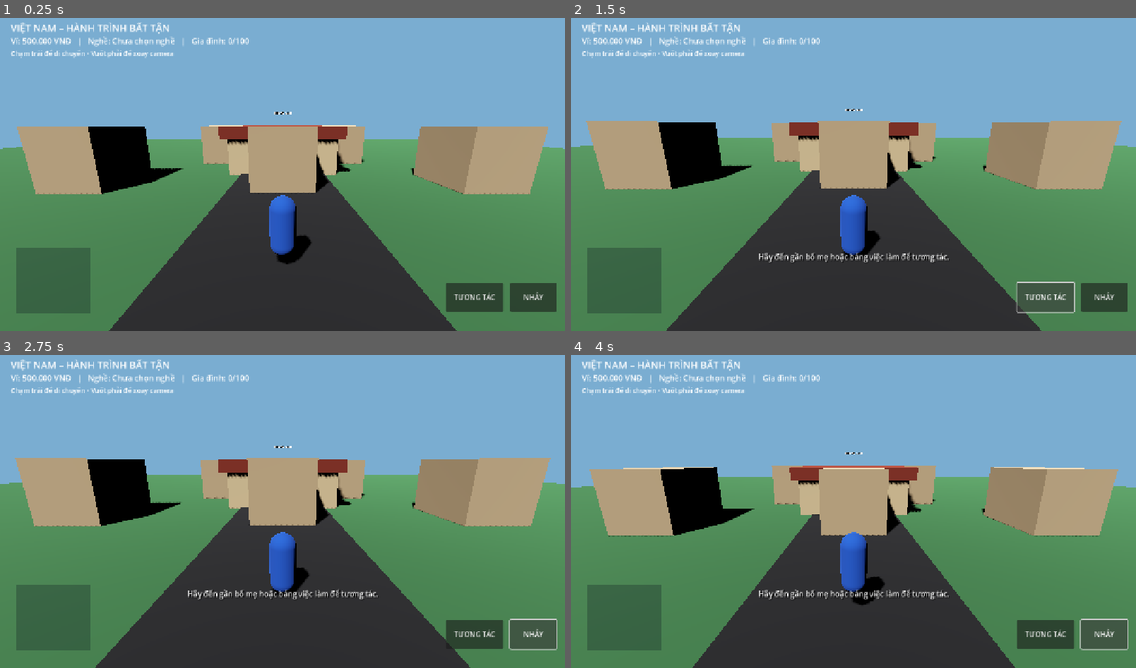
Above: before the commit, frames 1-4 (two rows, left to right).
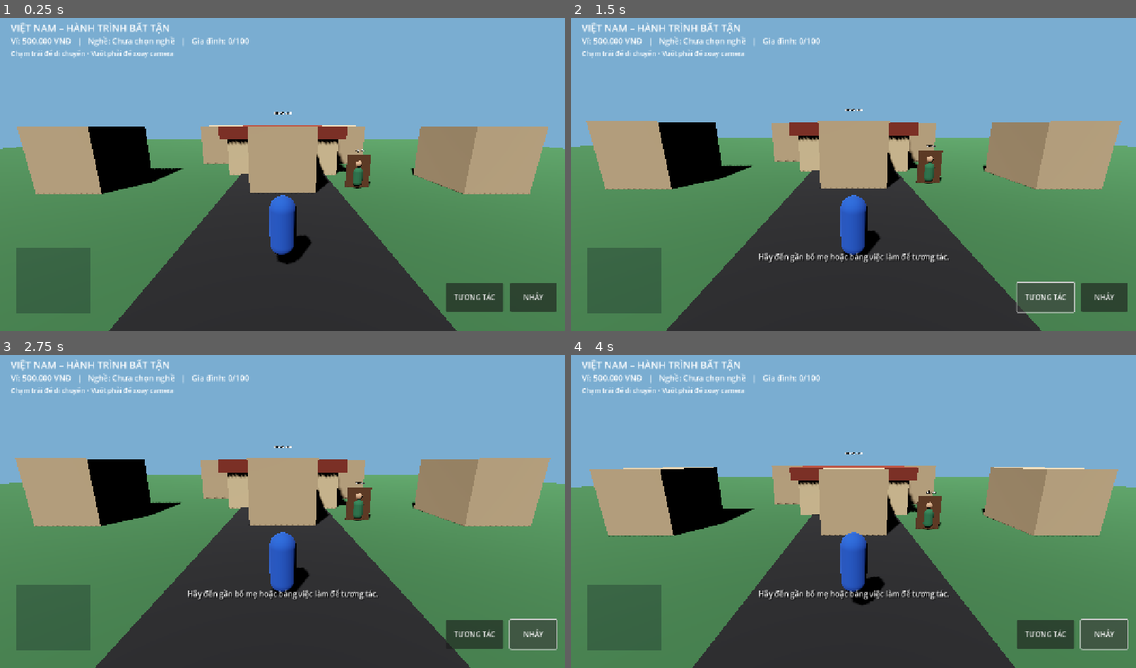
Above: after the commit, the same moments.

Repository: temu838655-dev/Vi-t-Nam-Du-L-ch
Game: Godot game, scene res://scenes/main.tscn
The game is run twice, just before and just after one commit, with the same random seed, the same clock (stepped at 60 frames per second) and the same inputs.
Inputs:
- Up to frame 1 (0.25 s): no input
- Up to frame 2 (1.5 s): click "NHẢY" at 0.5 s; click "TƯƠNG TÁC" at 1.25 s
- Up to frame 3 (2.75 s): click "NHẢY" at 2 s
- Up to frame 4 (4 s): click "TƯƠNG TÁC" at 2.75 s; click "NHẢY" at 3.5 s

The runs differ from the first frame. In frame 1, 0.4% of the frame differs, in the area x 61-66%, y 41-55%; in frame 2, 0.4%; in frame 3, 0.4%; in frame 4, 0.5%, in the area x 61-66%, y 43-56%.

Commit message:
Build family home scene with interactive parents and career board

Diff:
--- a/Godot/scripts/main.gd
+++ b/Godot/scripts/main.gd
@@ -2,6 +2,7 @@
 
 const PLAYER_SCRIPT := preload("res://scripts/player.gd")
 const HUD_SCRIPT := preload("res://scripts/mobile_hud.gd")
+const NPC_SCRIPT := preload("res://scripts/interactable_npc.gd")
 const DEFAULT_START := Vector3(0, 1.1, 7)
 
 var player: CharacterBody3D
@@ -9,6 +10,7 @@
 
 func _ready() -> void:
 	_build_prototype_world()
+	_spawn_family_and_career_board()
 	player = CharacterBody3D.new()
 	player.name = "Player"
 	player.set_script(PLAYER_SCRIPT)
@@ -37,9 +39,31 @@
 	if is_instance_valid(player):
 		GameState.save_game(player.global_position, player.rotation.y)
 
+func _spawn_family_and_career_board() -> void:
+	_add_npc("Mẹ", "mother", Vector3(-2.0, 0, -3.1), Color(0.72, 0.18, 0.22))
+	_add_npc("Bố", "father", Vector3(2.0, 0, -3.1), Color(0.16, 0.28, 0.48))
+	_add_npc("BẢNG VIỆC LÀM", "job_board", Vector3(5.0, 0, -1.0), Color(0.16, 0.42, 0.28))
+	_add_box("CareerBoardPost", Vector3(5.0, 1.1, -1.0), Vector3(1.5, 2.2, 0.18), Color(0.36, 0.22, 0.12))
+	var sign_label := Label3D.new()
+	sign_label.text = "VIỆC LÀM"
+	sign_label.position = Vector3(5.0, 2.5, -0.85)
+	sign_label.font_size = 28
+	sign_label.billboard = BaseMaterial3D.BILLBOARD_ENABLED
+	add_child(sign_label)
+
+func _add_npc(display_name: String, role: String, at: Vector3, tint: Color) -> void:
+	var npc := Node3D.new()
+	npc.name = role.capitalize()
+	npc.set_script(NPC_SCRIPT)
+	npc.set("display_name", display_name)
+	npc.set("role", role)
+	npc.set("body_color", tint)
+	npc.position = at
+	add_child(npc)
+
 func _build_prototype_world() -> void:
 	_add_box("Ground", Vector3(0, -0.25, 0), Vector3(100, 0.5, 100), Color(0.22, 0.42, 0.25))
-	# Starter family home: intentionally a greybox, to be replaced with authored Vietnamese assets.
+	# Starter family home and street are greybox placeholders, not final Vietnam assets.
 	_add_box("FamilyHome", Vector3(0, 1.5, -8), Vector3(9, 3, 7), Color(0.82, 0.72, 0.55))
 	_add_box("HomeRoof", Vector3(0, 3.5, -8), Vector3(10, 1, 8), Color(0.48, 0.18, 0.13))
 	_add_box("Road", Vector3(0, 0.02, 8), Vector3(7, 0.08, 70), Color(0.12, 0.12, 0.13))
@@ -49,6 +73,7 @@
 	label.text = "NHÀ GIA ĐÌNH"
 	label.position = Vector3(0, 5.2, -8)
 	label.font_size = 48
+	label.billboard = BaseMaterial3D.BILLBOARD_ENABLED
 	add_child(label)
 
 func _add_box(object_name: String, at: Vector3, dimensions: Vector3, color: Color) -> void:
